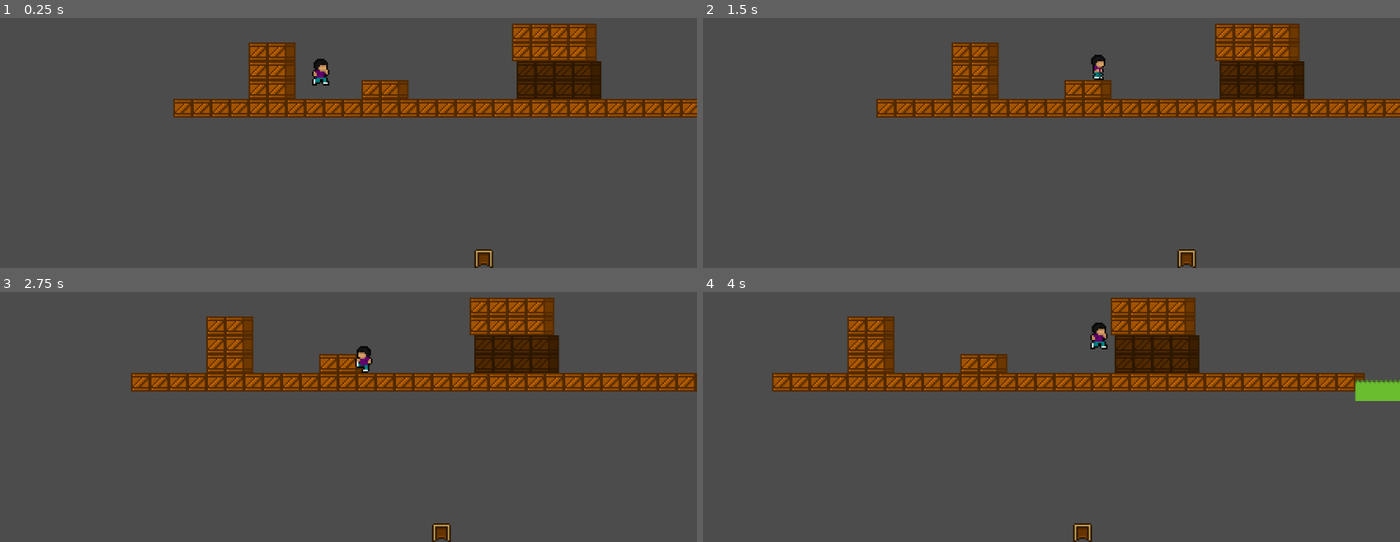
Above: before the commit, frames 1-4 (two rows, left to right).
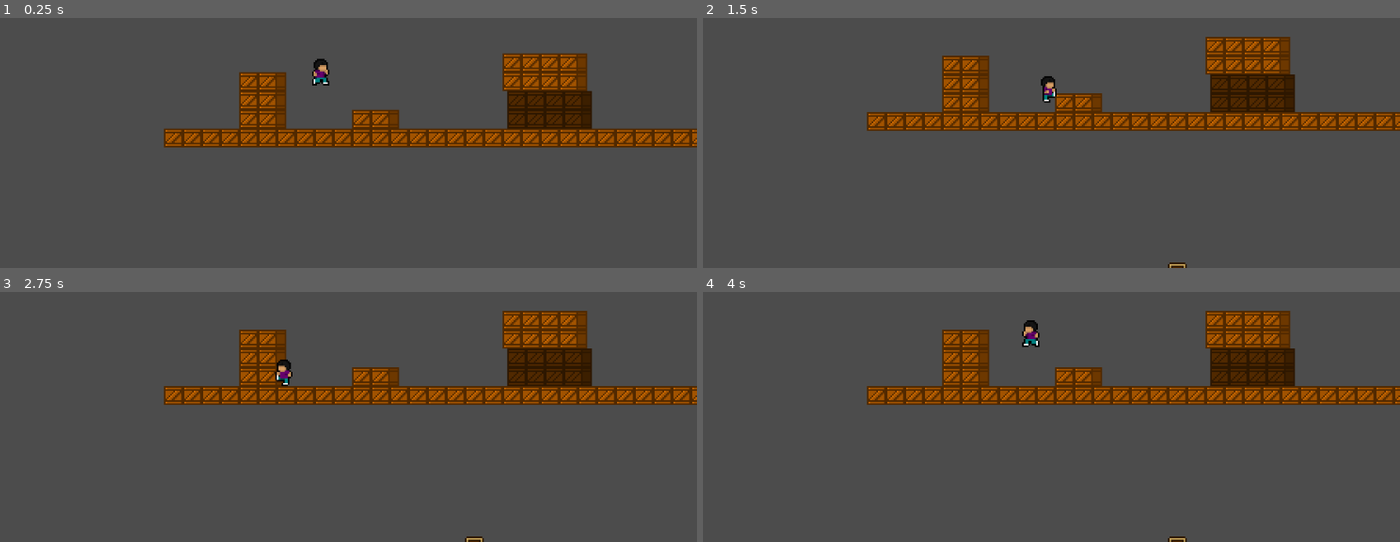
Above: after the commit, the same moments.

Repository: Guilherme-Calland/superMegaDorito
Game: Godot game, scene res://scenes/level/TestLevel.tscn
Same seed, same stepped clock (60 frames per second), same inputs: the game is played once before the commit and once after it.
Inputs:
- Up to frame 1 (0.25 s): no input
- Up to frame 2 (1.5 s): hold Shift (grab) 0.53-1.28 s; hold D (right) from 0.53 s (still down); tap W (jump) at 0.77 s; tap Shift (grab) at 1.35 s
- Up to frame 3 (2.75 s): tap W (jump) at 1.52 s; release D (right) at 2.03 s; hold A (left) from 2.03 s (still down); hold Shift (grab) from 2.03 s (still down)
- Up to frame 4 (4 s): release A (left) at 2.78 s; release Shift (grab) at 2.78 s; hold D (right) from 2.78 s (still down); tap Shift (grab) at 2.85 s; tap W (jump) at 3.02, 3.77 s; hold Shift (grab) from 3.53 s (still down)

The runs differ from the first frame. In frame 1, 17% of the frame differs, in the area x 23-100%, y 2-100%; in frame 2, 14%; in frame 3, 16%; in frame 4, 20%, in the area x 9-100%, y 2-100%.

Commit message:
keyboard audio

Diff:
--- a/project.godot
+++ b/project.godot
@@ -18,6 +18,7 @@
 
 window/size/width=960
 window/size/height=540
+window/size/resizable=false
 window/stretch/mode="viewport"
 
 [input]
@@ -52,11 +53,39 @@
 , Object(InputEventJoypadButton,"resource_local_to_scene":false,"resource_name":"","device":0,"button_index":7,"pressure":0.0,"pressed":false,"script":null)
  ]
 }
+dash={
+"deadzone": 0.5,
+"events": [ Object(InputEventKey,"resource_local_to_scene":false,"resource_name":"","device":0,"alt":false,"shift":false,"control":false,"meta":false,"command":false,"pressed":false,"scancode":0,"physical_scancode":16777237,"unicode":0,"echo":false,"script":null)
+, Object(InputEventJoypadButton,"resource_local_to_scene":false,"resource_name":"","device":0,"button_index":2,"pressure":0.0,"pressed":false,"script":null)
+ ]
+}
+duck={
+"deadzone": 0.5,
+"events": [ Object(InputEventKey,"resource_local_to_scene":false,"resource_name":"","device":0,"alt":false,"shift":false,"control":false,"meta":false,"command":false,"pressed":false,"scancode":0,"physical_scancode":83,"unicode":0,"echo":false,"script":null)
+, Object(InputEventJoypadButton,"resource_local_to_scene":false,"resource_name":"","device":0,"button_index":13,"pressure":0.0,"pressed":false,"script":null)
+, Object(InputEventJoypadMotion,"resource_local_to_scene":false,"resource_name":"","device":0,"axis":1,"axis_value":1.0,"script":null)
+ ]
+}
+up={
+"deadzone": 0.5,
+"events": [ Object(InputEventKey,"resource_local_to_scene":false,"resource_name":"","device":0,"alt":false,"shift":false,"control":false,"meta":false,"command":false,"pressed":false,"scancode":0,"physical_scancode":87,"unicode":0,"echo":false,"script":null)
+, Object(InputEventJoypadMotion,"resource_local_to_scene":false,"resource_name":"","device":0,"axis":1,"axis_value":-1.0,"script":null)
+, Object(InputEventJoypadButton,"resource_local_to_scene":false,"resource_name":"","device":0,"button_index":12,"pressure":0.0,"pressed":false,"script":null)
+ ]
+}
+down={
+"deadzone": 0.5,
+"events": [ Object(InputEventKey,"resource_local_to_scene":false,"resource_name":"","device":0,"alt":false,"shift":false,"control":false,"meta":false,"command":false,"pressed":false,"scancode":0,"physical_scancode":83,"unicode":0,"echo":false,"script":null)
+, Object(InputEventJoypadButton,"resource_local_to_scene":false,"resource_name":"","device":0,"button_index":13,"pressure":0.0,"pressed":false,"script":null)
+, Object(InputEventJoypadMotion,"resource_local_to_scene":false,"resource_name":"","device":0,"axis":1,"axis_value":1.0,"script":null)
+ ]
+}
 
 [layer_names]
 
 2d_physics/layer_1="Player"
 2d_physics/layer_2="Terrain"
+2d_physics/layer_3="Hazard"
 
 [physics]
 
--- a/scenes/level/TestLevel.tscn
+++ b/scenes/level/TestLevel.tscn
@@ -75,14 +75,13 @@
 [node name="TestLevel" type="Node2D"]
 
 [node name="Player" parent="." instance=ExtResource( 2 )]
-position = Vector2( -110, -27 )
+position = Vector2( -104, -46 )
 collision_mask = 0
 collision/safe_margin = 0.001
 
 [node name="Terrain" type="Node" parent="."]
 
 [node name="PianoArea" type="Node2D" parent="Terrain"]
-visible = false
 
 [node name="PianoC" type="Area2D" parent="Terrain/PianoArea"]
 
@@ -193,7 +192,7 @@
 position = Vector2( -166, 168 )
 
 [node name="CollisionShape2D" type="CollisionShape2D" parent="Terrain/KeyboardArea/KeyboardCsh"]
-position = Vector2( -6, 9 )
+position = Vector2( -6, 7 )
 shape = SubResource( 27 )
 
 [node name="KeyboardD" type="Area2D" parent="Terrain/KeyboardArea"]
@@ -206,7 +205,7 @@
 position = Vector2( -186, 169 )
 
 [node name="CollisionShape2D" type="CollisionShape2D" parent="Terrain/KeyboardArea/KeyboardDsh"]
-position = Vector2( -6, 9 )
+position = Vector2( -6, 7 )
 shape = SubResource( 27 )
 
 [node name="KeyboardE" type="Area2D" parent="Terrain/KeyboardArea"]
@@ -227,7 +226,7 @@
 position = Vector2( -226, 169 )
 
 [node name="CollisionShape2D" type="CollisionShape2D" parent="Terrain/KeyboardArea/KeyboardFsh"]
-position = Vector2( -6, 9 )
+position = Vector2( -6, 7 )
 shape = SubResource( 27 )
 
 [node name="KeyboardG" type="Area2D" parent="Terrain/KeyboardArea"]
@@ -241,7 +240,7 @@
 position = Vector2( -246, 169 )
 
 [node name="CollisionShape2D" type="CollisionShape2D" parent="Terrain/KeyboardArea/KeyboardGSh"]
-position = Vector2( -6, 9 )
+position = Vector2( -6, 7 )
 shape = SubResource( 27 )
 
 [node name="KeyboardA" type="Area2D" parent="Terrain/KeyboardArea"]
@@ -255,7 +254,7 @@
 position = Vector2( -266, 169 )
 
 [node name="CollisionShape2D" type="CollisionShape2D" parent="Terrain/KeyboardArea/KeyboardAsh"]
-position = Vector2( -6, 9 )
+position = Vector2( -6, 7 )
 shape = SubResource( 27 )
 
 [node name="KeyboardB" type="Area2D" parent="Terrain/KeyboardArea"]
@@ -276,7 +275,7 @@
 position = Vector2( -305, 168 )
 
 [node name="CollisionShape2D" type="CollisionShape2D" parent="Terrain/KeyboardArea/KeyboardC8Sh"]
-position = Vector2( -7.5, 26.5 )
+position = Vector2( -7.5, 24.5 )
 shape = SubResource( 29 )
 
 [node name="WoodArea" type="Area2D" parent="Terrain"]
@@ -430,12 +429,12 @@
 tile_data = PoolIntArray( 2490393, 2, 0 )
 
 [node name="PianoTiles" type="TileMap" parent="Terrain"]
-position = Vector2( -11.849, 3.124 )
+position = Vector2( -11.849, 0.482 )
 z_index = -2
 tile_set = ExtResource( 5 )
 cell_size = Vector2( 20, 5 )
 format = 1
-tile_data = PoolIntArray( 2293736, 536870915, 0, 2293737, 3, 0, 2293738, 2, 0, 2293739, 2, 0, 2293740, 536870915, 0, 2293741, 3, 0, 2293742, 536870914, 0, 2293743, 1, 0, 2293745, 536870915,  …(132 unchanged characters)…
+tile_data = PoolIntArray( 2293736, 536870915, 0, 2293737, 3, 0, 2293738, 536870914, 0, 2293739, 536870914, 0, 2293740, 536870915, 0, 2293741, 3, 0, 2293742, 2, 0, 2293743, 1, 0, 2293745, 536870915,  …(132 unchanged characters)…
 
 [connection signal="body_entered" from="Terrain/PianoArea/PianoC" to="Player" method="_on_Terrain_body_entered" binds= [ "piano", "c" ]]
 [connection signal="body_entered" from="Terrain/PianoArea/PianoCsh" to="Player" method="_on_Terrain_body_entered" binds= [ "piano", "cSh" ]]
--- a/scenes/player/Player.tscn
+++ b/scenes/player/Player.tscn
@@ -13,11 +13,7 @@
 [ext_resource path="res://graphics/player/touch/player_touching_2.png" type="Texture" id=11]
 [ext_resource path="res://graphics/player/player_grabbing_1.png" type="Texture" id=12]
 [ext_resource path="res://scripts/player/Audio.gd" type="Script" id=13]
-[ext_resource path="res://graphics/player/dash/horizontal/dash_horizontal_3.png" type="Texture" id=15]
-[ext_resource path="res://graphics/player/dash/horizontal/dash_horizontal_5.png" type="Texture" id=16]
-[ext_resource path="res://graphics/player/dash/horizontal/dash_horizontal_1.png" type="Texture" id=17]
-[ext_resource path="res://graphics/player/dash/horizontal/dash_horizontal_2.png" type="Texture" id=18]
-[ext_resource path="res://graphics/player/dash/horizontal/dash_horizontal_4.png" type="Texture" id=19]
+[ext_resource path="res://audio/player/keys/keyboard/dSh.ogg" type="AudioStream" id=14]
 
 [sub_resource type="SpriteFrames" id=1]
 animations = [ {
@@ -26,20 +22,25 @@
 "name": "idle",
 "speed": 5.0
 }, {
-"frames": [ ExtResource( 10 ), ExtResource( 6 ), ExtResource( 10 ), ExtResource( 2 ) ],
+"frames": [ null, null, null, null, null, null, null, null, null ],
+"loop": false,
+"name": "dashHorizontal",
+"speed": 60.0
+}, {
+"frames": [ ExtResource( 7 ) ],
 "loop": true,
-"name": "run",
-"speed": 10.0
+"name": "touch",
+"speed": 5.0
 }, {
 "frames": [ ExtResource( 11 ), ExtResource( 7 ) ],
 "loop": true,
 "name": "touchIdle",
 "speed": 5.0
 }, {
-"frames": [ ExtResource( 7 ) ],
+"frames": [ ExtResource( 10 ), ExtResource( 6 ), ExtResource( 10 ), ExtResource( 2 ) ],
 "loop": true,
-"name": "touch",
-"speed": 5.0
+"name": "run",
+"speed": 10.0
 }, {
 "frames": [ ExtResource( 12 ) ],
 "loop": true,
@@ -50,11 +51,6 @@
 "loop": false,
 "name": "jump",
 "speed": 5.0
-}, {
-"frames": [ ExtResource( 17 ), ExtResource( 18 ), ExtResource( 15 ), ExtResource( 19 ), ExtResource( 16 ), ExtResource( 19 ), ExtResource( 15 ), ExtResource( 18 ), ExtResource( 17 ) ],
-"loop": false,
-"name": "dashHorizontal",
-"speed": 60.0
 } ]
 
 [sub_resource type="RectangleShape2D" id=2]
@@ -67,8 +63,8 @@
 
 [node name="AnimatedSprite" type="AnimatedSprite" parent="."]
 frames = SubResource( 1 )
-animation = "run"
-frame = 1
+animation = "dashHorizontal"
+frame = 8
 speed_scale = 0.5
 playing = true
 
@@ -87,6 +83,7 @@
 script = ExtResource( 8 )
 
 [node name="Audio" type="AudioStreamPlayer" parent="."]
+stream = ExtResource( 14 )
 script = ExtResource( 13 )
 
 [node name="Camera2D" type="Camera2D" parent="."]
--- a/scripts/player/Movement.gd
+++ b/scripts/player/Movement.gd
@@ -80,6 +80,10 @@
 
 func handleWallPhysics():
 	if isOnWall:
+		if facingLeft:
+			motion.x = -1
+		else:
+			motion.x = 1
 		if jumpPressed:
 			wallJumpLock = true
 			emit_signal("wallJumpLock", true)
Not shown: 1 places in scenes/player/Player.tscn that only renumber resources
